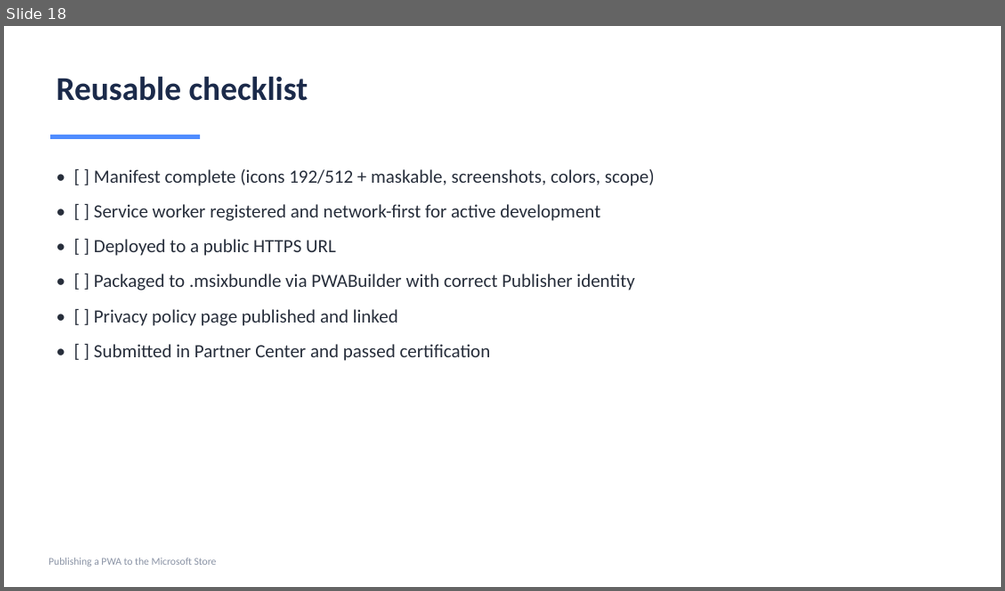
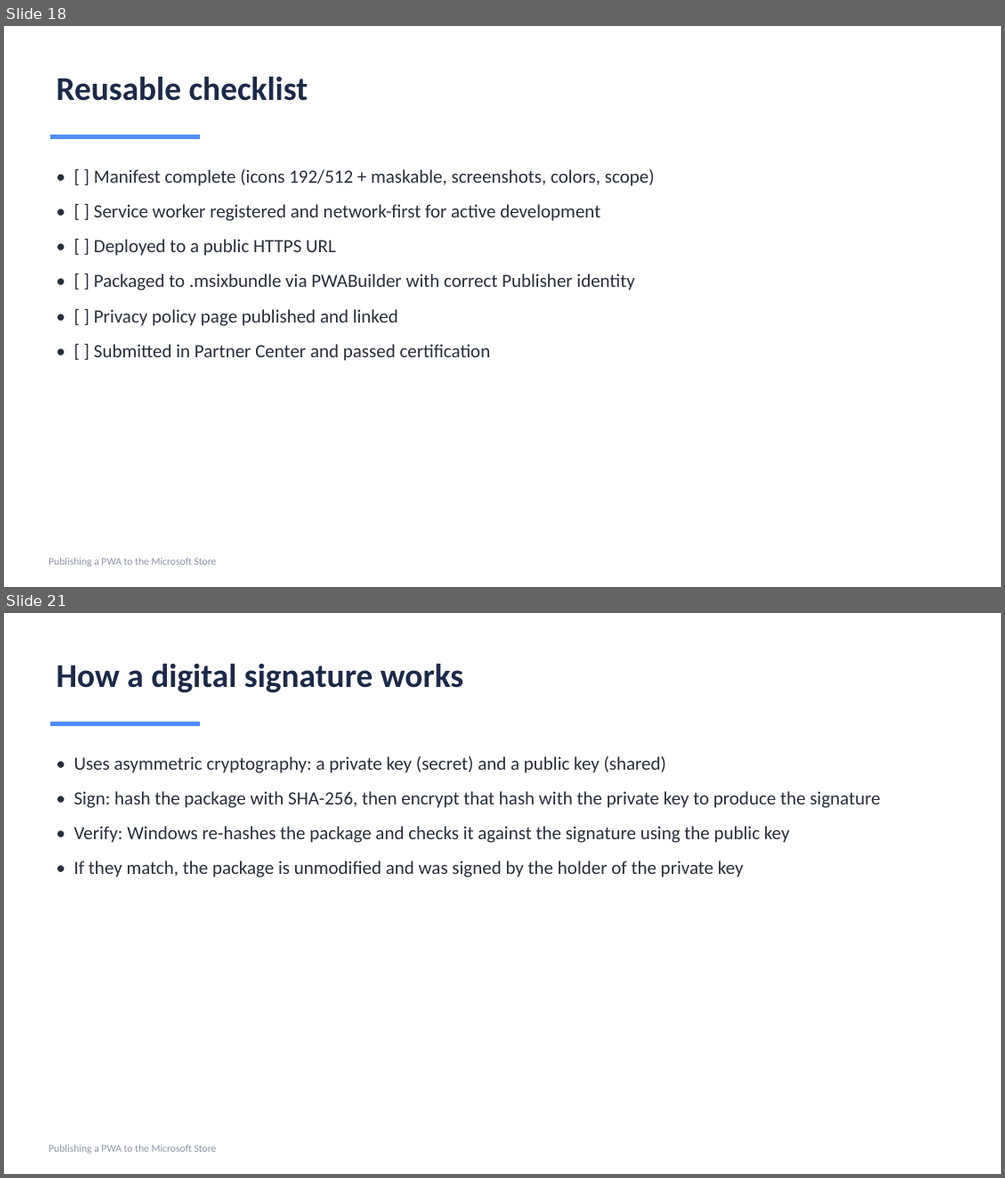
Before and after one commit to vijayatmicrosoft/number-tiles-pwa, a slide deck: Publishing-PWA-to-Microsoft-Store.pptx. Shown one above the other, each under a label of ours: slide 18 before the commit, slides 18 and 21 after it; the slides between them are not shown. The pictures are 1005x591 and 1005x1178 pixels, drawn with LibreOffice and Linux fonts; fonts in the diff are those of the drawing. Boxes give left, top, right and bottom in pixels: in the first picture for what was removed or moved away, otherwise in the second. Text is boxed around its words. In the diff, an @@ line names an element or a change of style, - is before the commit and + after.

```diff
--- a/Publishing-PWA-to-Microsoft-Store.pptx
+++ b/Publishing-PWA-to-Microsoft-Store.pptx
@@ slide 21 added at bbox=[4, 613, 1001, 1174], background #FFFFFF @@
@@ text added at bbox=[57, 663, 463, 693], 32 pt, text #1B2A4A, bold @@
+How a digital signature works
@@ rectangle added at bbox=[50, 722, 200, 726], fill #4F8CFF @@
@@ text added at bbox=[74, 756, 880, 877], 18 pt, text #272E3B @@
+• Uses asymmetric cryptography: a private key (secret) and a public key (shared)
+• Sign: hash the package with SHA-256, then encrypt that hash with the private key to produce the signature
+• Verify: Windows re-hashes the package and checks it against the signature using the public key
+• If they match, the package is unmodified and was signed by the holder of the private key
@@ text added at bbox=[48, 1144, 217, 1153], 10 pt, text #8A93A5 @@
+Publishing a PWA to the Microsoft Store
```
Also in this commit, not shown: 5 other slides added, 1 other file.
